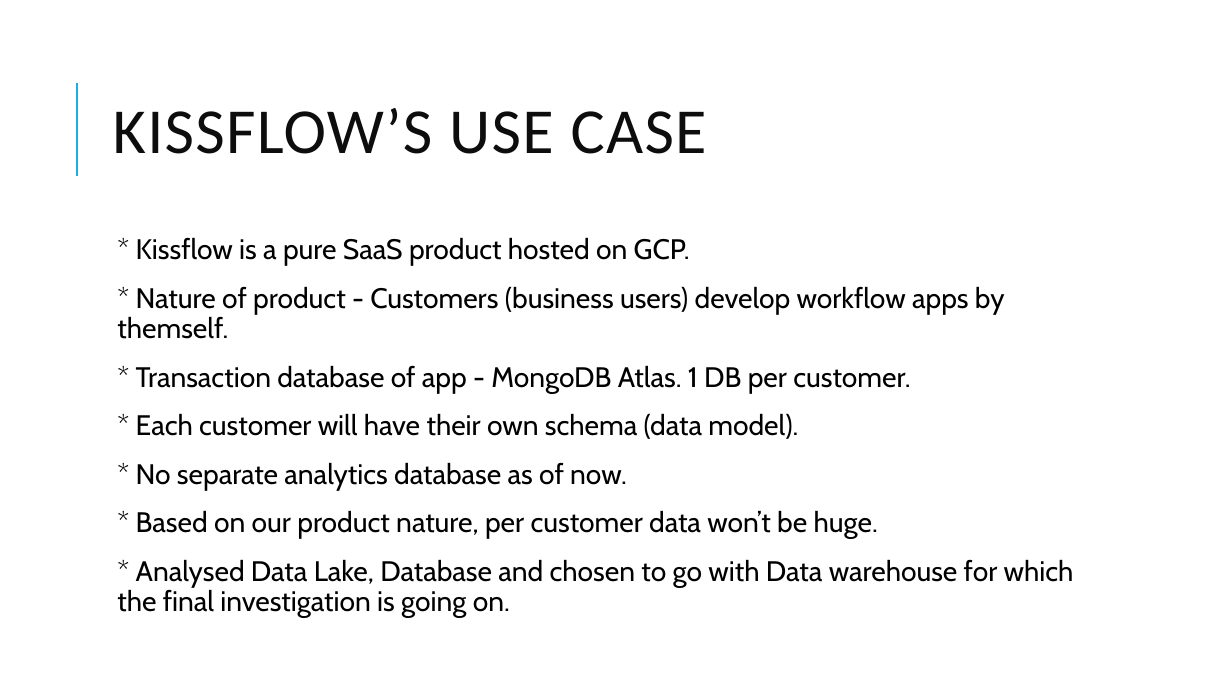
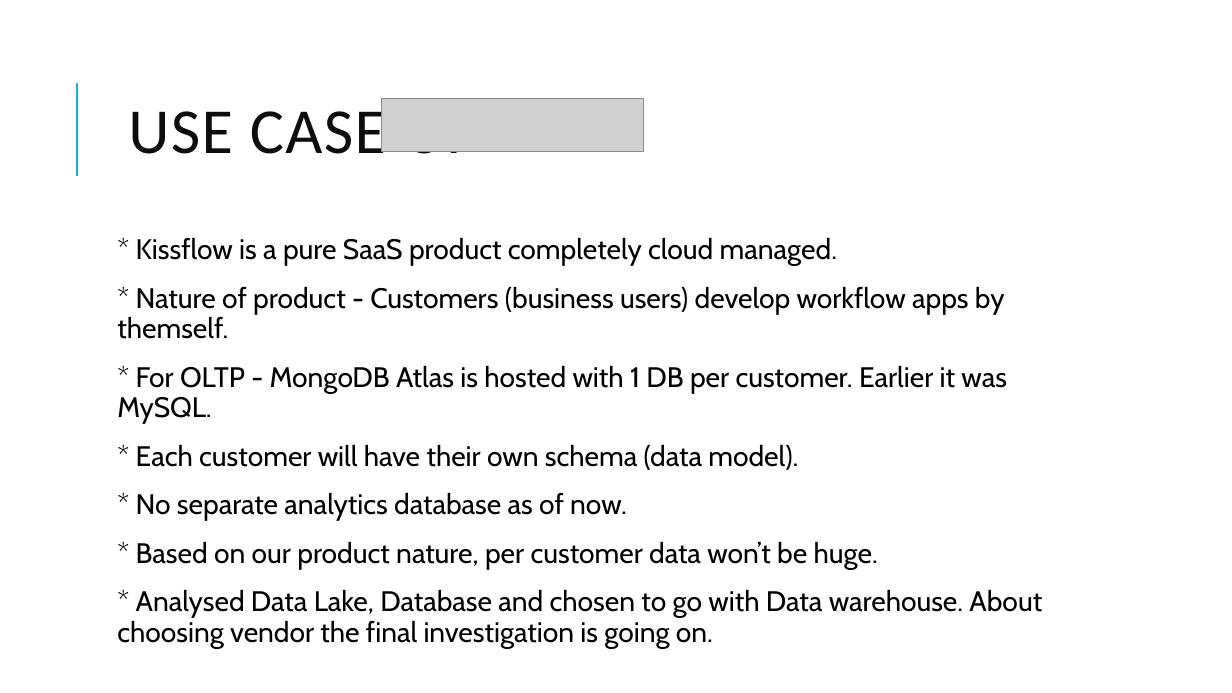
Before and after one commit to dinesarun/common, a slide deck: slide 18 of sessions/GAB 2021/Choosing right Data Service.pptx. Drawn at 1232x693 pixels with LibreOffice and Linux fonts; fonts in the diff are those of the drawing; grey boxes stand for pictures. Boxes give left, top, right and bottom in pixels: in the first picture for what was removed or moved away, otherwise in the second. Text is boxed around its words. In the diff, an @@ line names an element or a change of style, - is before the commit and + after.

```diff
--- a/sessions/GAB 2021/Choosing right Data Service.pptx
+++ b/sessions/GAB 2021/Choosing right Data Service.pptx
@@ title at <box>128,99,476,168</box>: text changed @@
-KISSFLOW’S USE CASE
+USE CASE OF
@@ picture added at <box>382,98,643,152</box> @@
@@ text at <box>136,237,837,266</box>: text changed @@
-  * Kissflow is a pure SaaS product hosted on GCP.
+  * Kissflow is a pure SaaS product completely cloud managed.
@@ text at <box>117,365,1007,424</box>: text changed @@
-  * Transaction database of app - MongoDB Atlas. 1 DB per customer.
+  * For OLTP - MongoDB Atlas is hosted with 1 DB per customer. Earlier it was MySQL.
@@ text at <box>117,589,1042,648</box>: text changed @@
-  * Analysed Data Lake, Database and chosen to go with Data warehouse for which the final investigation is going on.
+  * Analysed Data Lake, Database and chosen to go with Data warehouse. About choosing vendor the final investigation is going on.
```
Also in this commit, not shown: 15 other slides changed, 3 slides added, 2 slides removed.
